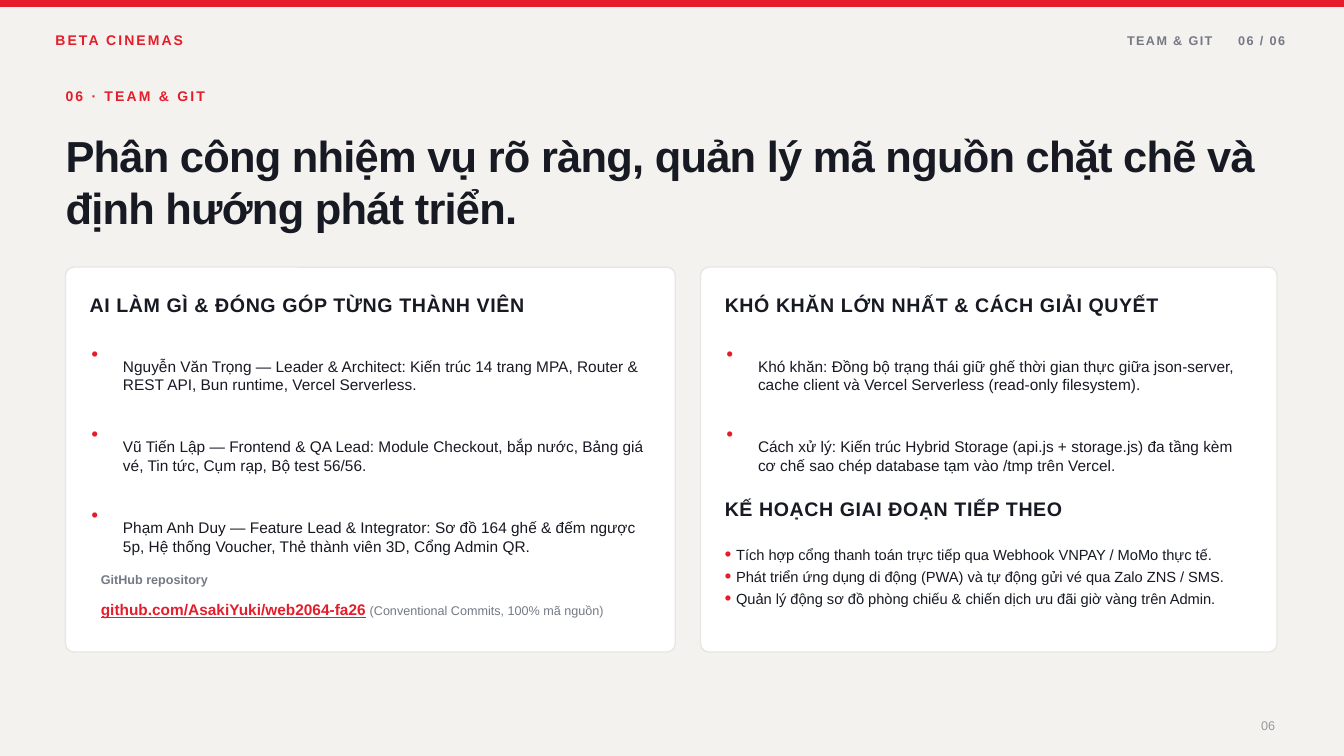
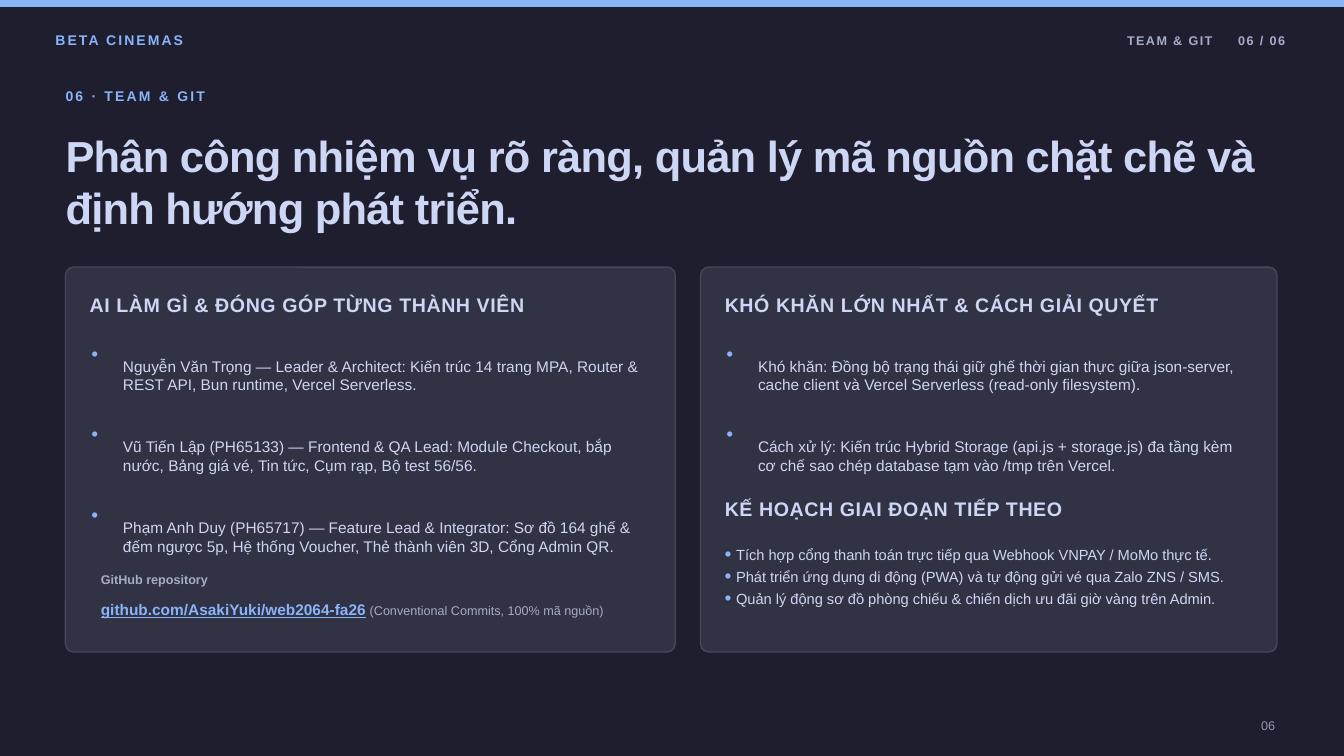
Before and after one commit to AsakiYuki/web2064-fa26, a slide deck: slide 6 of Beta-Cinemas-Presentation.odp. Drawn at 1344x756 pixels with LibreOffice and Linux fonts; fonts in the diff are those of the drawing. Boxes give left, top, right and bottom in pixels: in the first picture for what was removed or moved away, otherwise in the second. Text is boxed around its words. In the diff, an @@ line names an element or a change of style, - is before the commit and + after.

```diff
--- a/Beta-Cinemas-Presentation.odp
+++ b/Beta-Cinemas-Presentation.odp
@@ background #F4F2EF to #1E1E2E @@
@@ rectangle at (0,0,1344,7): fill #E51D2A to #89B4FA @@
@@ text "TEAM & GIT 06 / ..." at (1127,36,1285,45): text colour #747985 to #A6ADC8 @@
@@ rounded rectangle at (66,267,676,652): fill #FFFFFF to #313244; outline #E8E6E2 0.99 pt to #45475A 0.99 pt @@
@@ rounded rectangle at (701,267,1277,652): fill #FFFFFF to #313244; outline #E8E6E2 0.99 pt to #45475A 0.99 pt @@
@@ text at (123,440,612,474): text changed; text colour #171923 to #CDD6F4 @@
-Vũ Tiến Lập — Frontend & QA Lead: Module Checkout, bắp nước, Bảng giá vé, Tin tức, Cụm rạp, Bộ test 56/56.
+Vũ Tiến Lập (PH65133) — Frontend & QA Lead: Module Checkout, bắp nước, Bảng giá vé, Tin tức, Cụm rạp, Bộ test 56/56.
@@ text colour #E51D2A to #89B4FA in 7 elements at (55,30,287,50), (66,91,205,101), (92,341,114,365), (92,421,114,446), (92,502,114,526), (727,341,749,365), (727,421,749,446) @@
@@ text colour #171923 to #CDD6F4 in 7 elements at (66,138,1255,233), (90,297,524,312), (123,359,623,392), (725,297,1159,316), (758,360,1234,393), (758,440,1232,474), (725,501,1062,520) @@
@@ text at (123,521,616,555): text changed; text colour #171923 to #CDD6F4 @@
-Phạm Anh Duy — Feature Lead & Integrator: Sơ đồ 164 ghế & đếm ngược 5p, Hệ thống Voucher, Thẻ thành viên 3D, Cổng Admin QR.
+Phạm Anh Duy (PH65717) — Feature Lead & Integrator: Sơ đồ 164 ghế & đếm ngược 5p, Hệ thống Voucher, Thẻ thành viên 3D, Cổng Admin QR.
@@ text "• Tích hợp cổng thanh ..." at (736,549,1224,607): text colour #E51D2A to #89B4FA in "•", "•", "•"; text colour #171923 to #CDD6F4 @@
@@ text "GitHub repository" at (101,575,208,587): text colour #747985 to #A6ADC8 @@
@@ text "github.com/AsakiYuki/web2064-fa26 (Conventional Commits, 100 ..." at (101,604,603,618): text colour #E51D2A to #89B4FA in "github.com/AsakiYuki/web2064-fa26"; text colour #747985 to #A6ADC8 in "(Conventional Commits, 100% mã nguồn)" @@
@@ text "06" at (1261,721,1275,730): text colour #999999 to #9399B2 @@
```
Also in this commit, not shown: 5 other slides changed, 33 other files.
